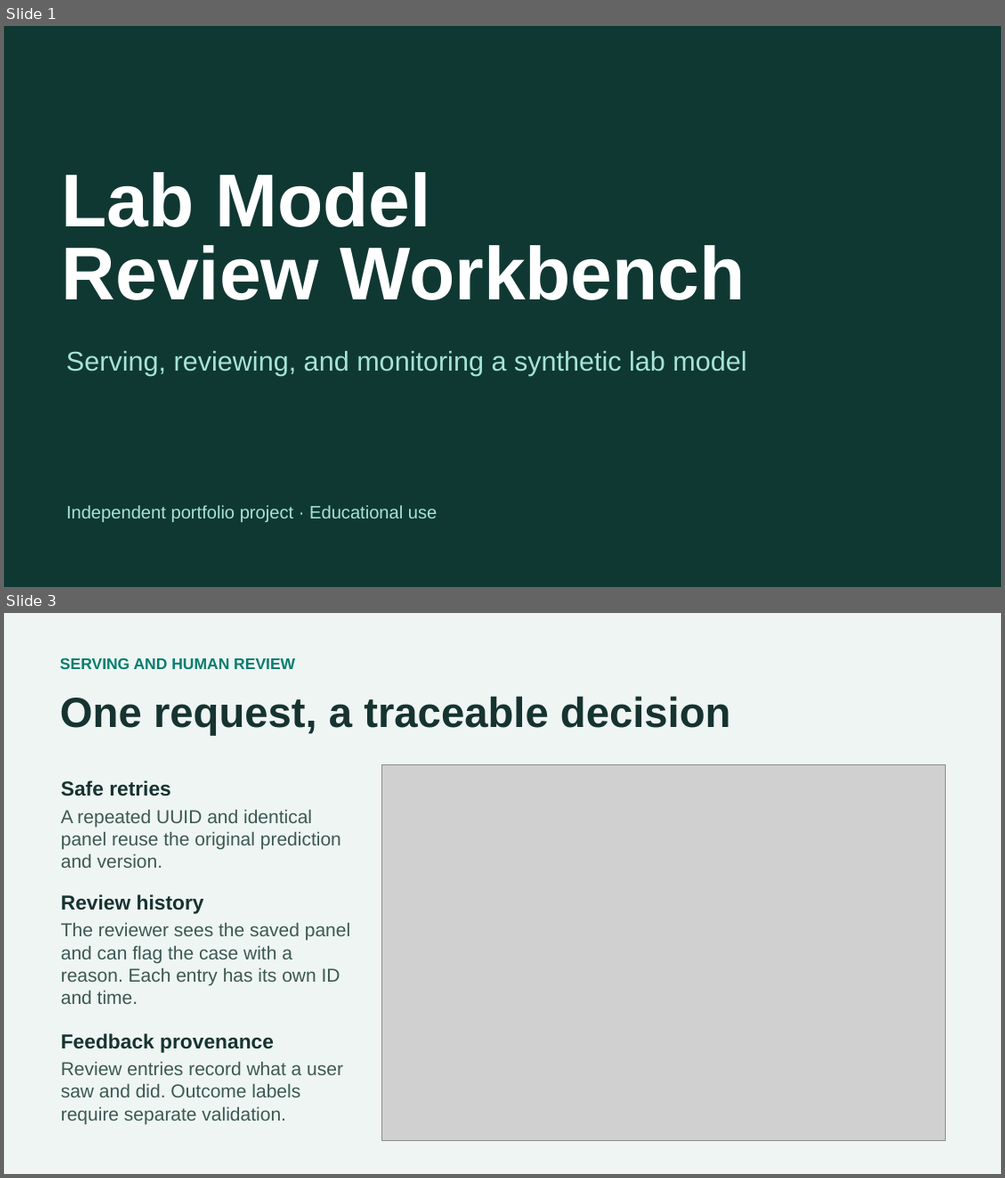
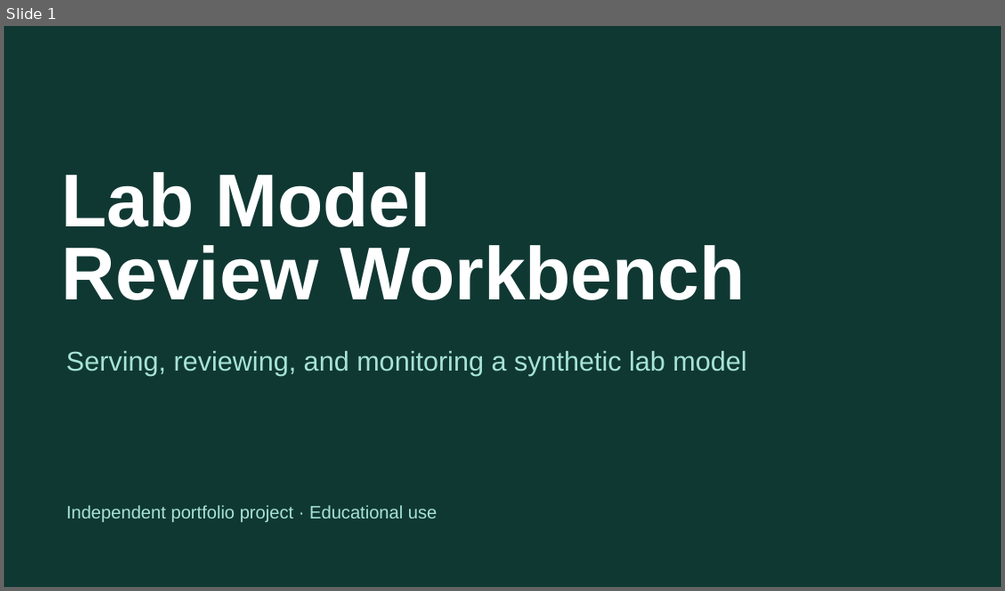
Before and after one commit to LoWeT3469/lab-model-review-workbench, a slide deck: docs/lab-workbench-slides.pptx. Shown one above the other, each under a label of ours: slides 1 and 3 before the commit, slide 1 after it; the slides between them are not shown. The pictures are 1005x1178 and 1005x591 pixels, drawn with LibreOffice and Linux fonts; fonts in the diff are those of the drawing; grey boxes stand for pictures. Boxes give left, top, right and bottom in pixels: in the first picture for what was removed or moved away, otherwise in the second. Text is boxed around its words. In the diff, an @@ line names an element or a change of style, - is before the commit and + after.

Commit message:
Add label feedback replay and deployment architecture

```diff
--- a/docs/lab-workbench-slides.pptx
+++ b/docs/lab-workbench-slides.pptx
@@ slide 3 removed at <box>4,613,1001,1174</box>, background #EEF5F2 @@
@@ text removed at <box>60,657,295,669</box> @@
-SERVING AND HUMAN REVIEW
@@ text removed at <box>60,696,731,736</box> @@
-One request, a traceable decision
@@ picture removed at <box>381,765,945,1140</box> @@
@@ text removed at <box>61,780,171,796</box> @@
-Safe retries
@@ text removed at <box>61,810,341,868</box> @@
-A repeated UUID and identical panel reuse the original prediction and version.
@@ text removed at <box>61,894,204,914</box> @@
-Review history
@@ text removed at <box>61,923,350,1004</box> @@
-The reviewer sees the saved panel and can flag the case with a reason. Each entry has its own ID and time.
@@ text removed at <box>61,1033,274,1053</box> @@
-Feedback provenance
@@ text removed at <box>61,1062,343,1124</box> @@
-Review entries record what a user saw and did. Outcome labels require separate validation.
```
Also in this commit, not shown: 1 slide changed, 2 slides added, 1 other slide removed, 11 other files.
